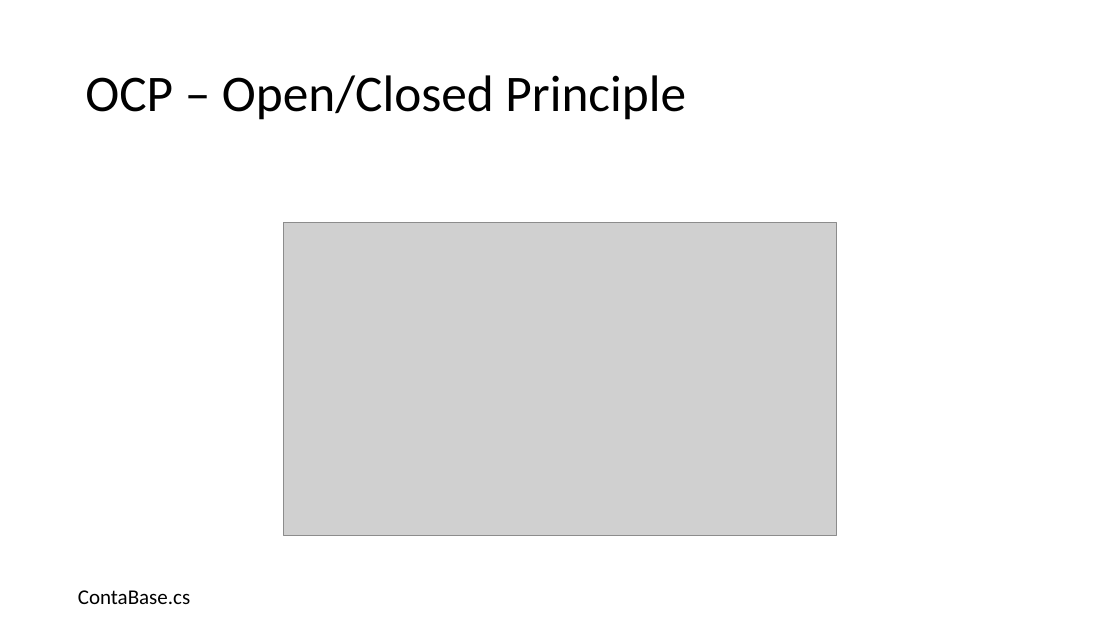
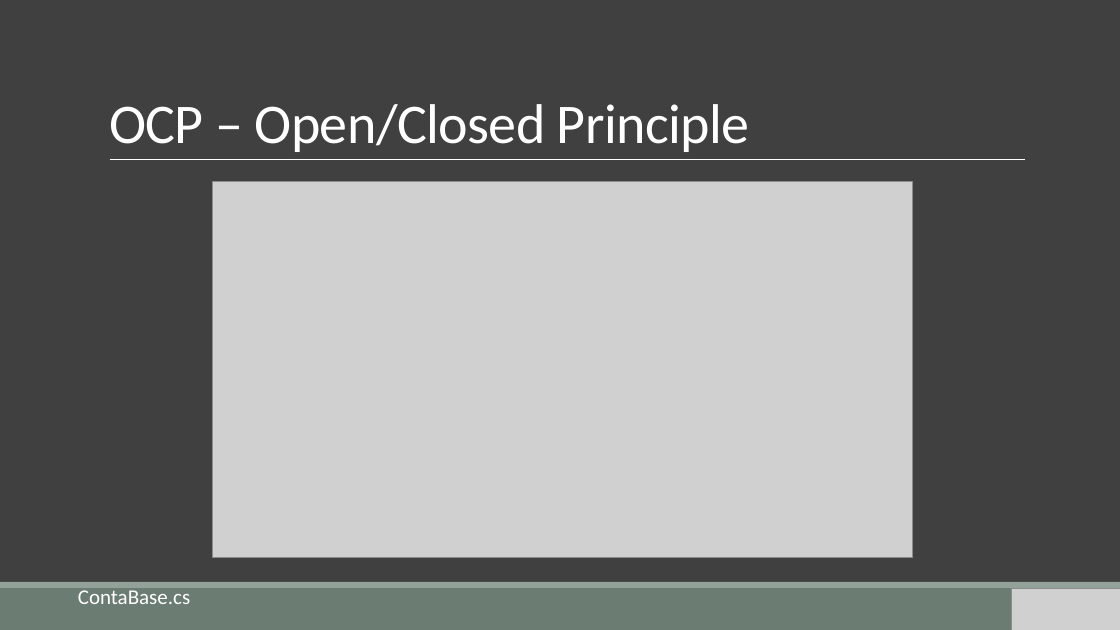
Before and after one commit to gemvane/Palestra-Solid, a slide deck: slide 18 of SOLID.pptx (slide 12 before the commit). Drawn at 1120x630 pixels with LibreOffice and Linux fonts; fonts in the diff are those of the drawing; grey boxes stand for pictures. Boxes give left, top, right and bottom in pixels: in the first picture for what was removed or moved away, otherwise in the second. Text is boxed around its words. In the diff, an @@ line names an element or a change of style, - is before the commit and + after.

Commit message:
Update: Atualização de Layout

```diff
--- a/SOLID.pptx
+++ b/SOLID.pptx
@@ background #FFFFFF to #404040 @@
@@ title "OCP – Open/Closed Principle" moved from (x1=85, y1=75, x2=686, y2=120) to (x1=109, y1=104, x2=750, y2=152) @@
@@ title "OCP – Open/Closed Principle" at (x1=109, y1=104, x2=750, y2=152): size 44 to 48 pt, text colour #000000 to #FFFFFF, letter spacing 0 to -0.5 pt; line spacing 0.9 to 0.85; vertical alignment middle to bottom @@
@@ line added from (110, 160) to (1026, 160), #FFFFFF 0.5 pt @@
@@ picture resized from (x1=283, y1=223, x2=837, y2=535) to (x1=213, y1=181, x2=912, y2=557) @@
@@ rectangle added at (x1=0, y1=588, x2=1120, y2=630), fill #6B7D72 @@
@@ rectangle added at (x1=0, y1=582, x2=1120, y2=588), fill #93A299 @@
@@ text "ContaBase.cs" at (x1=78, y1=590, x2=190, y2=604): text colour #000000 to #FFFFFF @@
@@ picture added at (x1=1012, y1=588, x2=1120, y2=630) @@
```
Also in this commit, not shown: 24 other slides changed, 22 slides added, 3 slides removed.
